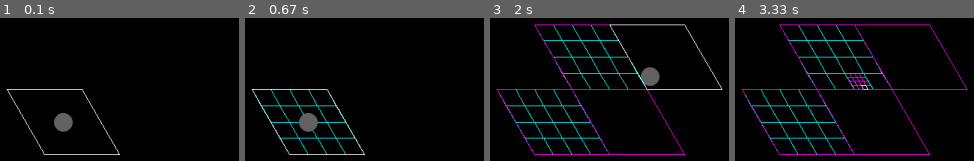
Above: before the commit, frames 1-4 (left to right).
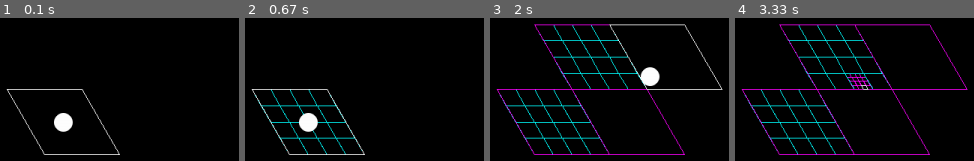
Above: after the commit, the same moments.

Repository: MathewKJ2048/pygame-jam-spring-2025
Game: pygame game, started from src/main.py
Same seed, same stepped clock (60 frames per second), same inputs: the game is played once before the commit and once after it.
Inputs:
- Up to frame 1 (0.1 s): no input
- Up to frame 2 (0.67 s): tap S at 0.33 s
- Up to frame 3 (2 s): hold Right 0.67-1.13 s; hold Up 1.17-1.47 s; hold Right 1.5-1.97 s; tap S at 1.65 s
- Up to frame 4 (3.33 s): hold Left 2-2.53 s; hold Down 2.57-2.87 s; hold Left 2.9-3.3 s; tap S at 3.05 s

The runs differ from the first frame. In frame 1, 0.9% of the frame differs, in the area x 22-31%, y 66-80%; in frame 2, 0.9%; in frame 3, 0.9%; in frame 4, nothing differs.

Commit message:
isometric rendering

Diff:
--- a/src/object.py
+++ b/src/object.py
@@ -1,6 +1,7 @@
 from conf import *
 
 class GameObject:
+	color = WHITE
 	def __init__(self,parent=None):
 		self.r = Vector2(0,0)
 		self.set_parent(parent)
--- a/src/render.py
+++ b/src/render.py
@@ -29,7 +29,7 @@
 def render_object(surface,o,game):
 	r = Vector3(o.r.x,o.r.y,0)
 	size = CAMERA_CONSTANT_SCALE/2 * game.scale * o.size()
-	pygame.draw.aacircle(surface,(100,100,100),project3(r,game),size)
+	pygame.draw.aacircle(surface,type(o).color,project3(r,game),size)
 
 def render_builder(surface,b,game):
 	render_object(surface, game.builder, game)
